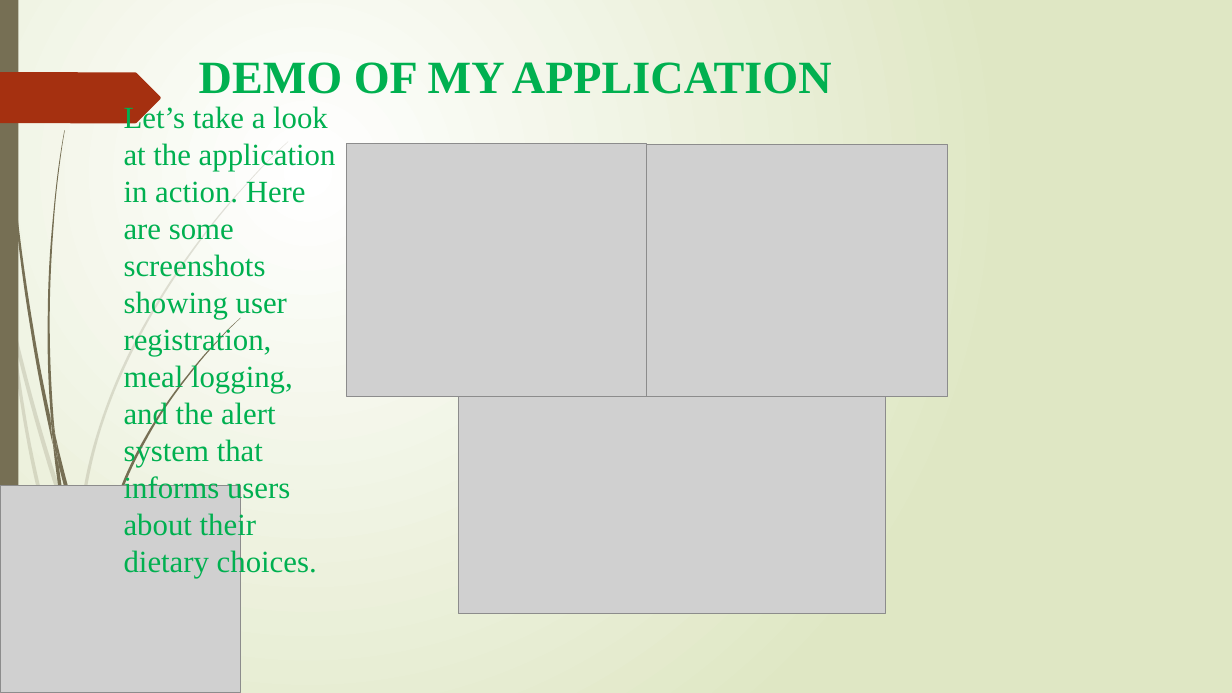
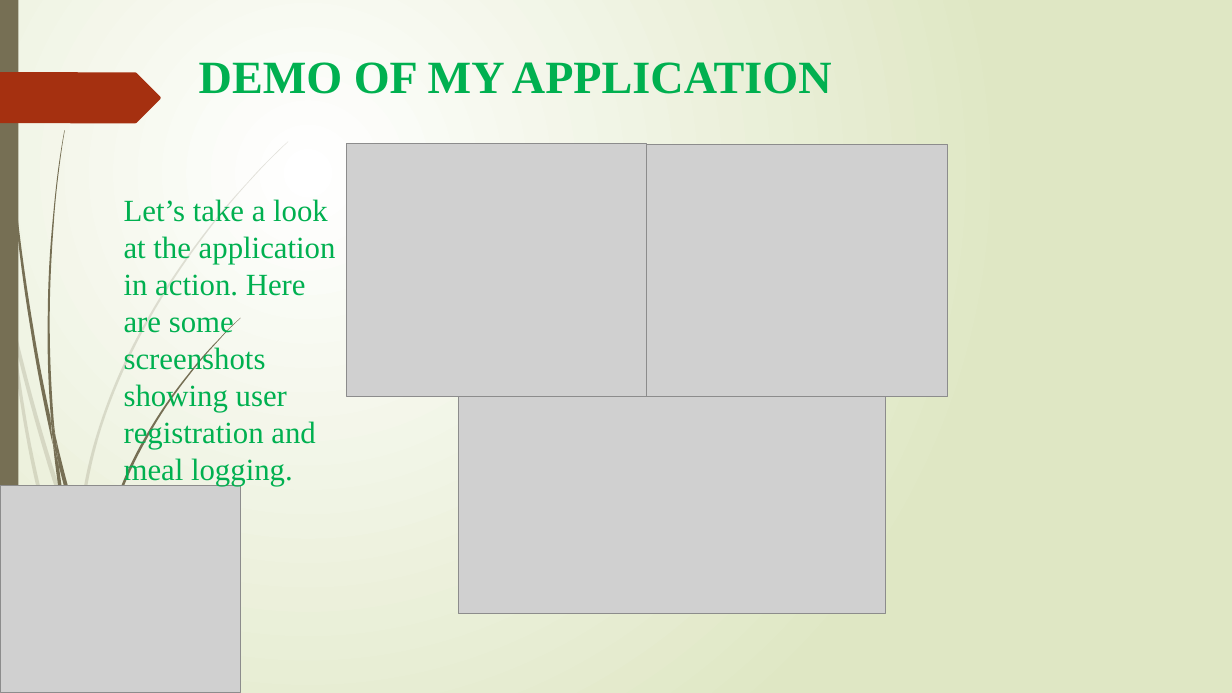
Before and after one commit to valary-esendi/project_pitch_decks, a slide deck: slide 7 of web pitch deck.pptx. Drawn at 1232x693 pixels with LibreOffice and Linux fonts; fonts in the diff are those of the drawing; grey boxes stand for pictures. Boxes give left, top, right and bottom in pixels: in the first picture for what was removed or moved away, otherwise in the second. Text is boxed around its words. In the diff, an @@ line names an element or a change of style, - is before the commit and + after.

```diff
--- a/web pitch deck.pptx
+++ b/web pitch deck.pptx
@@ text at [124, 199, 336, 486]: text changed @@
-  Let’s take a look at the application in action. Here are some screenshots showing user registration, meal logging, and the alert system that informs users about their dietary choices.
+  Let’s take a look at the application in action. Here are some screenshots showing user registration and meal logging.
```
Also in this commit, not shown: 2 other slides changed, 2 other files.
